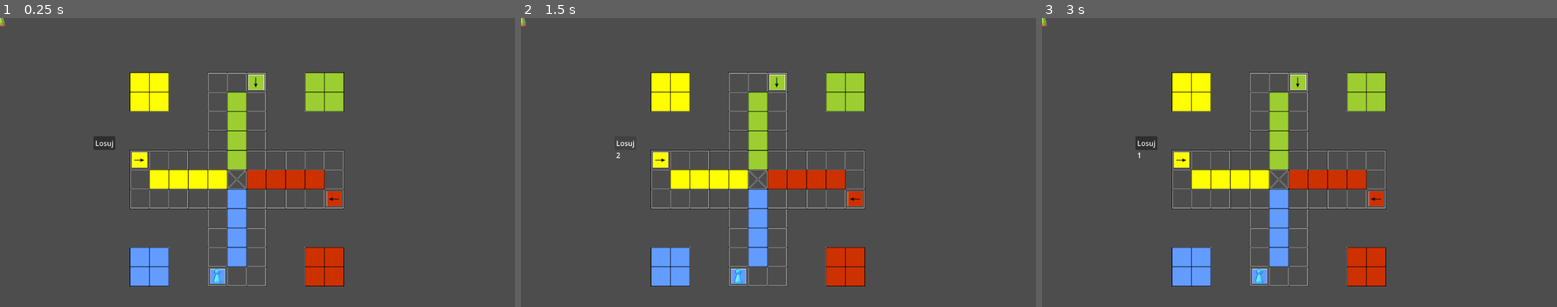
Above: before the commit, frames 1-3 (left to right).
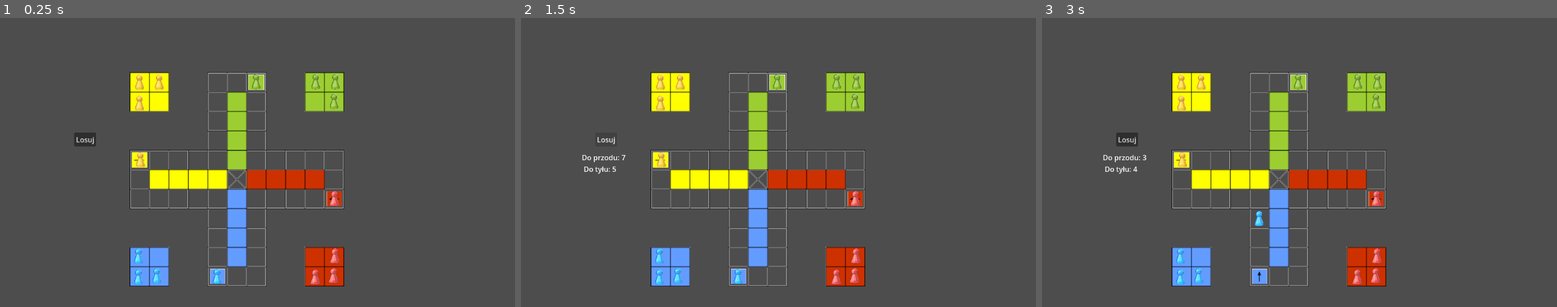
Above: after the commit, the same moments.

Repository: AgliCode/Japonczyk
Game: Godot game, scene res://game.tscn
Same seed, same stepped clock (60 frames per second), same inputs: the game is played once before the commit and once after it.
Inputs (mouse positions are in pixels of both pictures, inside the frame that each line leads up to):
- Up to frame 1 (0.25 s): no input
- Up to frame 2 (1.5 s): click "Losuj" at 0.5 s; click "Losuj" at 1.25 s
- Up to frame 3 (3 s): click "Losuj" at 2 s; tap Enter at 2.75 s; move the mouse to (1258, 275) at 2.77 s; click (1258, 275) at 2.92 s

The runs differ from the first frame. In frame 1, 1.3% of the frame differs, in the area x 0-66%, y 0-93%; in frame 2, 1.2%; in frame 3, 1.6%.
Error before the commit: Invalid access to property or key '0' on a base object of type 'Nil'. (res://Scripts/pawn.gd:7)

Commit message:
Second dice, capture, leave and back to base

Diff:
--- a/Scripts/Dice.gd
+++ b/Scripts/Dice.gd
@@ -1,6 +1,7 @@
 extends Node
 
-var value = 0
+var valued8 = 0
+var valued6 = 0
 @onready var label = $Label
 @onready var game = $"../GameManager"
 # Called when the node enters the scene tree for the first time.
@@ -14,6 +15,7 @@
 
 
 func _on_button_pressed() -> void:
-	value = randi_range(1, 6)
-	label.text = str(value)
-	game.set_dice(value)
+	valued6 = randi_range(1, 6)
+	valued8 = randi_range(1, 8)
+	label.text = "Do przodu: " + str(valued8) + "\n Do tyłu: " + str(valued6)
+	game.set_dice(valued8, valued6)
--- a/Scripts/game_manager.gd
+++ b/Scripts/game_manager.gd
@@ -1,9 +1,11 @@
 extends Node
 
-var dice_value = 0
+var dice_forward = 0
+var dice_backward = 0
 
-func set_dice(value):
-	dice_value = value
+func set_dice(valued8, valued6):
+	dice_forward = valued8
+	dice_backward = valued6
 
 # Called when the node enters the scene tree for the first time.
 func _ready() -> void:
--- a/Scripts/pawn.gd
+++ b/Scripts/pawn.gd
@@ -1,10 +1,10 @@
 extends Area2D
+
 
 @export var current_field = 0
 @export var start_field = 0
 
 @onready var game = $"../../GameManager"
-@onready var my_base = bases[player_id].get_children()
 @onready var fields = get_node("/root/Game/Fields").get_children()
 @onready var bases = get_node("/root/Game/Bases").get_children()
 
@@ -13,12 +13,21 @@
 @export var in_base = true
 
 func move_pawn(amount):
-	current_field = (current_field + amount) % fields.size()
+	in_base = false
+	current_field = (current_field + amount + fields.size()) % fields.size()
 	position = fields[current_field].position
 
 func return_to_base():
 	in_base = true
+	var my_base = bases[player_id].get_children()
 	position = my_base[base_index].position
+	current_field = -1
+
+func leave_base():
+	in_base = false
+	current_field = start_field
+	position = fields[current_field].position
+
 
 func check_capture():
 	var pawns = get_parent().get_children()
@@ -34,6 +43,7 @@
 # Called when the node enters the scene tree for the first time.
 func _ready() -> void:
 	if in_base:
+		var my_base = bases[player_id].get_children()
 		position = my_base[base_index].position
 	else:
 		current_field = start_field
@@ -48,4 +58,12 @@
 func _input_event(viewport, event, shape_idx):
 	if event is InputEventMouseButton:
 		if event.pressed and event.button_index == MOUSE_BUTTON_LEFT:
-			move_pawn(game.dice_value)
+			if in_base and (game.dice_backward == 1 or game.dice_forward == 8):
+				leave_base()
+				return
+			if not in_base:
+				move_pawn(game.dice_forward)
+				check_capture()
+		if event.pressed and event.button_index == MOUSE_BUTTON_RIGHT:
+			move_pawn(-game.dice_backward)
+			check_capture()
--- a/game.tscn
+++ b/game.tscn
@@ -144,30 +144,6 @@
 
 [node name="Pawns" type="Node2D" parent="." unique_id=718248871]
 
-[node name="PawnBlue1" type="Area2D" parent="Pawns" unique_id=262600869]
-position = Vector2(487, 579)
-script = ExtResource("3_feb5d")
-in_base = false
-
-[node name="CollisionShape2D" type="CollisionShape2D" parent="Pawns/PawnBlue1" unique_id=1445334922]
-shape = SubResource("RectangleShape2D_feb5d")
-
-[node name="Sprite2D" type="Sprite2D" parent="Pawns/PawnBlue1" unique_id=289187182]
-scale = Vector2(0.15, 0.15)
-texture = ExtResource("2_e2o6t")
-
-[node name="PawnYellow1" type="Area2D" parent="Pawns" unique_id=299249817]
-script = ExtResource("3_feb5d")
-start_field = 10
-in_base = false
-
-[node name="CollisionShape2D" type="CollisionShape2D" parent="Pawns/PawnYellow1" unique_id=2137175776]
-shape = SubResource("RectangleShape2D_feb5d")
-
-[node name="Sprite2D" type="Sprite2D" parent="Pawns/PawnYellow1" unique_id=206573956]
-scale = Vector2(0.15, 0.15)
-texture = ExtResource("4_fc0e3")
-
 [node name="PawnRed1" type="Area2D" parent="Pawns" unique_id=1240038530]
 script = ExtResource("3_feb5d")
 start_field = 30
@@ -219,9 +195,63 @@
 scale = Vector2(0.15, 0.15)
 texture = ExtResource("6_ryrav")
 
+[node name="PawnBlue1" type="Area2D" parent="Pawns" unique_id=262600869]
+position = Vector2(487, 579)
+script = ExtResource("3_feb5d")
+player_id = 1
+base_index = 2
+in_base = false
+
+[node name="CollisionShape2D" type="CollisionShape2D" parent="Pawns/PawnBlue1" unique_id=1445334922]
+shape = SubResource("RectangleShape2D_feb5d")
+
+[node name="Sprite2D" type="Sprite2D" parent="Pawns/PawnBlue1" unique_id=289187182]
+scale = Vector2(0.15, 0.15)
+texture = ExtResource("2_e2o6t")
+
+[node name="PawnBlue2" type="Area2D" parent="Pawns" unique_id=1329367899]
+position = Vector2(487, 579)
+script = ExtResource("3_feb5d")
+player_id = 1
+base_index = 3
+
+[node name="CollisionShape2D" type="CollisionShape2D" parent="Pawns/PawnBlue2" unique_id=1383235242]
+shape = SubResource("RectangleShape2D_feb5d")
+
+[node name="Sprite2D" type="Sprite2D" parent="Pawns/PawnBlue2" unique_id=326058635]
+scale = Vector2(0.15, 0.15)
+texture = ExtResource("2_e2o6t")
+
+[node name="PawnBlue3" type="Area2D" parent="Pawns" unique_id=2137253534]
+position = Vector2(487, 579)
+script = ExtResource("3_feb5d")
+player_id = 1
+base_index = 1
+
+[node name="CollisionShape2D" type="CollisionShape2D" parent="Pawns/PawnBlue3" unique_id=1406327533]
+shape = SubResource("RectangleShape2D_feb5d")
+
+[node name="Sprite2D" type="Sprite2D" parent="Pawns/PawnBlue3" unique_id=527958829]
+scale = Vector2(0.15, 0.15)
+texture = ExtResource("2_e2o6t")
+
+[node name="PawnBlue4" type="Area2D" parent="Pawns" unique_id=1750200462]
+position = Vector2(487, 579)
+script = ExtResource("3_feb5d")
+player_id = 1
+
+[node name="CollisionShape2D" type="CollisionShape2D" parent="Pawns/PawnBlue4" unique_id=707820586]
+shape = SubResource("RectangleShape2D_feb5d")
+
+[node name="Sprite2D" type="Sprite2D" parent="Pawns/PawnBlue4" unique_id=750053537]
+scale = Vector2(0.15, 0.15)
+texture = ExtResource("2_e2o6t")
+
 [node name="PawnGreen1" type="Area2D" parent="Pawns" unique_id=1810552294]
 script = ExtResource("3_feb5d")
 start_field = 20
+player_id = 2
+base_index = 1
 in_base = false
 
 [node name="CollisionShape2D" type="CollisionShape2D" parent="Pawns/PawnGreen1" unique_id=2098219936]
@@ -230,6 +260,96 @@
 [node name="Sprite2D" type="Sprite2D" parent="Pawns/PawnGreen1" unique_id=461948203]
 scale = Vector2(0.15, 0.15)
 texture = ExtResource("5_7jktm")
+
+[node name="PawnGreen2" type="Area2D" parent="Pawns" unique_id=2091210265]
+script = ExtResource("3_feb5d")
+start_field = 20
+player_id = 2
+base_index = 3
+
+[node name="CollisionShape2D" type="CollisionShape2D" parent="Pawns/PawnGreen2" unique_id=848158360]
+shape = SubResource("RectangleShape2D_feb5d")
+
+[node name="Sprite2D" type="Sprite2D" parent="Pawns/PawnGreen2" unique_id=1948977600]
+scale = Vector2(0.15, 0.15)
+texture = ExtResource("5_7jktm")
+
+[node name="PawnGreen3" type="Area2D" parent="Pawns" unique_id=451201341]
+script = ExtResource("3_feb5d")
+start_field = 20
+player_id = 2
+base_index = 2
+
+[node name="CollisionShape2D" type="CollisionShape2D" parent="Pawns/PawnGreen3" unique_id=1872638765]
+shape = SubResource("RectangleShape2D_feb5d")
+
+[node name="Sprite2D" type="Sprite2D" parent="Pawns/PawnGreen3" unique_id=1027573492]
+scale = Vector2(0.15, 0.15)
+texture = ExtResource("5_7jktm")
+
+[node name="PawnGreen4" type="Area2D" parent="Pawns" unique_id=1445958054]
+script = ExtResource("3_feb5d")
+start_field = 20
+player_id = 2
+
+[node name="CollisionShape2D" type="CollisionShape2D" parent="Pawns/PawnGreen4" unique_id=333050597]
+shape = SubResource("RectangleShape2D_feb5d")
+
+[node name="Sprite2D" type="Sprite2D" parent="Pawns/PawnGreen4" unique_id=1947448999]
+scale = Vector2(0.15, 0.15)
+texture = ExtResource("5_7jktm")
+
+[node name="PawnYellow1" type="Area2D" parent="Pawns" unique_id=299249817]
+script = ExtResource("3_feb5d")
+start_field = 10
+player_id = 3
+in_base = false
+
+[node name="CollisionShape2D" type="CollisionShape2D" parent="Pawns/PawnYellow1" unique_id=2137175776]
+shape = SubResource("RectangleShape2D_feb5d")
+
+[node name="Sprite2D" type="Sprite2D" parent="Pawns/PawnYellow1" unique_id=206573956]
+scale = Vector2(0.15, 0.15)
+texture = ExtResource("4_fc0e3")
+
+[node name="PawnYellow2" type="Area2D" parent="Pawns" unique_id=668619642]
+script = ExtResource("3_feb5d")
+start_field = 10
+player_id = 3
+base_index = 2
+
+[node name="CollisionShape2D" type="CollisionShape2D" parent="Pawns/PawnYellow2" unique_id=1570544105]
+shape = SubResource("RectangleShape2D_feb5d")
+
+[node name="Sprite2D" type="Sprite2D" parent="Pawns/PawnYellow2" unique_id=2002438970]
+scale = Vector2(0.15, 0.15)
+texture = ExtResource("4_fc0e3")
+
+[node name="PawnYellow3" type="Area2D" parent="Pawns" unique_id=2133997485]
+script = ExtResource("3_feb5d")
+start_field = 10
+player_id = 3
+base_index = 1
+
+[node name="CollisionShape2D" type="CollisionShape2D" parent="Pawns/PawnYellow3" unique_id=1160842323]
+shape = SubResource("RectangleShape2D_feb5d")
+
+[node name="Sprite2D" type="Sprite2D" parent="Pawns/PawnYellow3" unique_id=1503529419]
+scale = Vector2(0.15, 0.15)
+texture = ExtResource("4_fc0e3")
+
+[node name="PawnYellow4" type="Area2D" parent="Pawns" unique_id=1581914172]
+script = ExtResource("3_feb5d")
+start_field = 10
+player_id = 3
+base_index = 3
+
+[node name="CollisionShape2D" type="CollisionShape2D" parent="Pawns/PawnYellow4" unique_id=1538955306]
+shape = SubResource("RectangleShape2D_feb5d")
+
+[node name="Sprite2D" type="Sprite2D" parent="Pawns/PawnYellow4" unique_id=1246872474]
+scale = Vector2(0.15, 0.15)
+texture = ExtResource("4_fc0e3")
 
 [node name="GameManager" type="Node" parent="." unique_id=148896889]
 script = ExtResource("7_j5wjh")
@@ -238,17 +358,17 @@
 script = ExtResource("7_eow3j")
 
 [node name="Button" type="Button" parent="Dice" unique_id=886120466]
-offset_left = 209.0
-offset_top = 265.0
-offset_right = 217.0
-offset_bottom = 273.0
+offset_left = 166.0
+offset_top = 257.0
+offset_right = 215.0
+offset_bottom = 288.0
 text = "Losuj"
 
 [node name="Label" type="Label" parent="Dice" unique_id=1945583741]
-offset_left = 213.0
-offset_top = 296.0
-offset_right = 253.0
-offset_bottom = 319.0
+offset_left = 136.0
+offset_top = 301.0
+offset_right = 232.0
+offset_bottom = 355.0
 
 [node name="Bases" type="Node2D" parent="." unique_id=1045996425]
 
